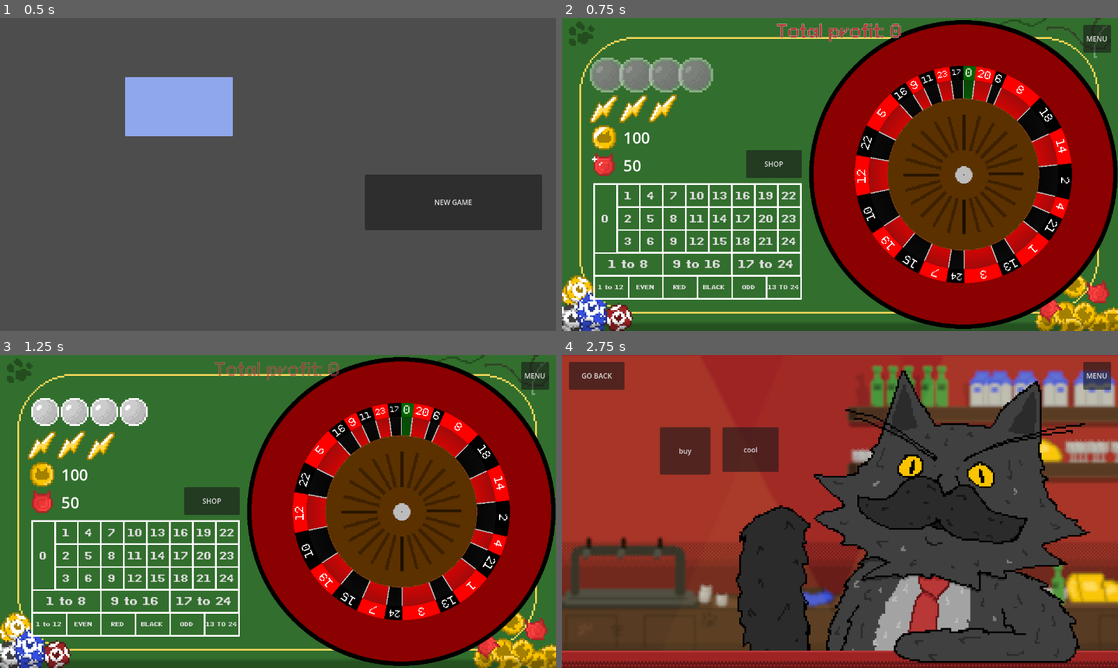
Above: before the commit, frames 1-4 (two rows, left to right).
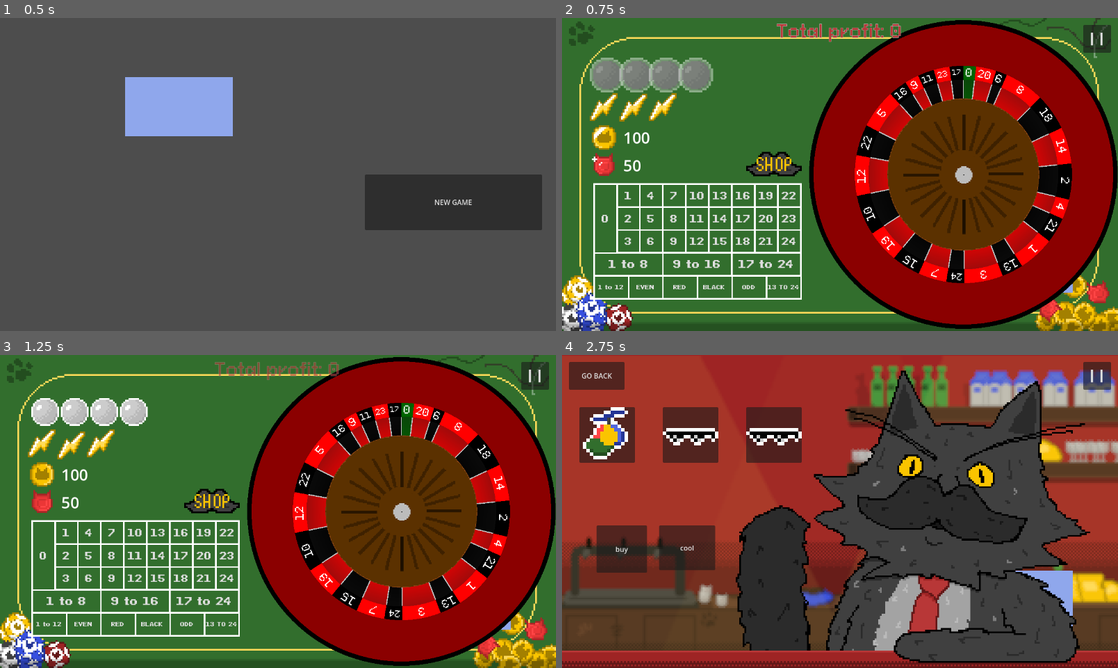
Above: after the commit, the same moments.

Repository: DuneRanger/Very-Serious-GameJam-2026
Game: Godot game, scene res://scenes/main.tscn
The game is run twice, just before and just after one commit, with the same random seed, the same clock (stepped at 60 frames per second) and the same inputs. Sound files missing from this copy of the repository are replaced by a short silence.
Inputs (mouse positions are in pixels of both pictures, inside the frame that each line leads up to):
- Up to frame 1 (0.5 s): no input
- Up to frame 2 (0.75 s): click "NEW GAME" at 0.5 s
- Up to frame 3 (1.25 s): no input
- Up to frame 4 (2.75 s): click "0" at 1.25 s; click (773, 502) at 2 s

Frame 1 is identical in both runs. In frame 2, 1.4% of the frame differs, in the area x 5-98%, y 4-88%; in frame 3, 1.4%; in frame 4, 8.6%, in the area x 3-98%, y 4-87%.

Commit message:
Started work on the shop and the item system

Diff:
--- a/scenes/game/game_manager/game_manager.gd
+++ b/scenes/game/game_manager/game_manager.gd
@@ -8,11 +8,14 @@
 var spins_left: int
 var boost_count: int
 var boosts_left: int
+var current_showed_scene : GameEnums.switching_scenes
 var game_state : GameEnums.game_states
 var bets : Dictionary
 var caughtCells : Array[RouletteCell]
 
 var caughtBalls : int
+
+var mr_cat_swag : bool
 
 var single_bet_coeff : float = 24.0
 var half_bet_coeff : float = 2.0
@@ -30,6 +33,8 @@
 signal signal_modify_rubys (amount : int)
 signal signal_state_change (amount : int)
 signal signal_send_error_message(message : String)
+
+signal signal_buy_item (id : int)
 
 const base_cell_weight : float = 1.0
 
--- a/scenes/game/game_scene/game_scene.gd
+++ b/scenes/game/game_scene/game_scene.gd
@@ -11,6 +11,7 @@
 	GameManagerGlobal.modify_rubys(50)
 	GameManagerGlobal.modify_boost_count(3)
 	GameManagerGlobal.modify_spin_count(4)
+	GameManagerGlobal.mr_cat_swag = false
 	#GameManagerGlobal.modify_boost_left(3)
 	GameManagerGlobal.modify_game_state(GameEnums.game_states.BET_PHASE)
 
--- a/scenes/game/game_scene/game_scene.tscn
+++ b/scenes/game/game_scene/game_scene.tscn
@@ -19,8 +19,6 @@
 
 [node name="game_scene" type="Node2D" unique_id=1710828263]
 script = ExtResource("1_ljoy4")
-
-[node name="Camera2D" type="Camera2D" parent="." unique_id=650751615]
 
 [node name="Table" type="Node" parent="." unique_id=178289830]
 
@@ -122,3 +120,5 @@
 layer = 200
 
 [node name="Test2" type="Node" parent="." unique_id=1816338907]
+
+[node name="Camera2D" type="Camera2D" parent="." unique_id=427457406]
--- a/scenes/game/game_scene/hud/boost_symbol_container.gd
+++ b/scenes/game/game_scene/hud/boost_symbol_container.gd
@@ -39,6 +39,7 @@
 		var new_boost_symbol = boost_symbol_scene.instantiate()
 		add_child(new_boost_symbol)
 		boost_symbols.push_back(new_boost_symbol)
-		new_boost_symbol.boost_idle_anim()
+		if GameManagerGlobal.current_showed_scene == GameEnums.switching_scenes.GAME_SCENE:
+			new_boost_symbol.boost_idle_anim()
 
-	GameManagerGlobal.modify_boost_left(GameManagerGlobal.boost_count)
+	#GameManagerGlobal.modify_boost_left(GameManagerGlobal.boost_count)
--- a/scenes/game/game_scene/hud/game_scene_hud.tscn
+++ b/scenes/game/game_scene/hud/game_scene_hud.tscn
@@ -6,8 +6,20 @@
 [ext_resource type="Script" uid="uid://yvvimemjf8nl" path="res://scenes/game/game_scene/hud/boost_symbol_container.gd" id="5_0qbnv"]
 [ext_resource type="PackedScene" uid="uid://djtfrov4iqbnm" path="res://scenes/game/UI_elements/animated_sprites/ruby_animated_sprite.tscn" id="5_3l4lp"]
 [ext_resource type="Script" uid="uid://co80ugwq1sply" path="res://scenes/game/game_scene/hud/spin_symbol_container.gd" id="6_3l4lp"]
+[ext_resource type="Texture2D" uid="uid://8mirpd64vb34" path="res://assets/textures/UI/ShopButton1.png" id="7_f4el6"]
 [ext_resource type="Script" uid="uid://dotgt4vplgp3m" path="res://scenes/game/game_scene/hud/shop_button.gd" id="7_sbgnr"]
 [ext_resource type="PackedScene" uid="uid://5vg4c83ob4lc" path="res://scenes/game/ui_elements/menu_button.tscn" id="8_hwqol"]
+[ext_resource type="Texture2D" uid="uid://cspmm8d23xl02" path="res://assets/textures/UI/ShopButtonClick.png" id="8_la7ma"]
+[ext_resource type="Texture2D" uid="uid://d3wtdve7esxcb" path="res://assets/textures/UI/ShopButtonHover.png" id="9_vy1w6"]
+
+[sub_resource type="StyleBoxTexture" id="StyleBoxTexture_4sguu"]
+texture = ExtResource("7_f4el6")
+
+[sub_resource type="StyleBoxTexture" id="StyleBoxTexture_c6has"]
+texture = ExtResource("8_la7ma")
+
+[sub_resource type="StyleBoxTexture" id="StyleBoxTexture_ag5u3"]
+texture = ExtResource("9_vy1w6")
 
 [node name="HUD" type="CanvasLayer" unique_id=1970834067]
 
@@ -48,7 +60,9 @@
 offset_top = 304.0
 offset_right = 552.0
 offset_bottom = 368.0
-text = "SHOP"
+theme_override_styles/normal = SubResource("StyleBoxTexture_4sguu")
+theme_override_styles/pressed = SubResource("StyleBoxTexture_c6has")
+theme_override_styles/hover = SubResource("StyleBoxTexture_ag5u3")
 script = ExtResource("7_sbgnr")
 
 [node name="MenuButton" parent="." unique_id=1837179404 instance=ExtResource("8_hwqol")]
--- /dev/null
+++ b/scenes/game/main_menu_scene/main_menu.gd
@@ -0,0 +1,4 @@
+extends Node2D
+
+func _on_new_game_button_button_down() -> void:
+	GameManagerGlobal.signal_switch_scene.emit(GameEnums.switching_scenes.GAME_SCENE)
--- /dev/null
+++ b/scenes/game/main_menu_scene/main_menu.tscn
@@ -0,0 +1,22 @@
+[gd_scene format=3 uid="uid://0ut17jx42hnf"]
+
+[ext_resource type="Script" uid="uid://b7pbjamyge6wo" path="res://scenes/game/main_menu_scene/main_menu.gd" id="1_p3a2k"]
+
+[node name="MainMenu" type="Node2D" unique_id=1434438599]
+script = ExtResource("1_p3a2k")
+
+[node name="NewGameButton" type="Button" parent="." unique_id=589256499]
+offset_left = 840.0
+offset_top = 360.0
+offset_right = 1248.0
+offset_bottom = 488.0
+text = "NEW GAME"
+
+[node name="EpicRect" type="ColorRect" parent="." unique_id=1565200869]
+offset_left = 288.0
+offset_top = 136.0
+offset_right = 536.0
+offset_bottom = 272.0
+color = Color(0.56025434, 0.65292406, 0.9261292, 1)
+
+[connection signal="button_down" from="NewGameButton" to="." method="_on_new_game_button_button_down"]
--- /dev/null
+++ b/scenes/game/shop_scene/items/propeller_hat.gd
@@ -0,0 +1,26 @@
+extends ShopItem
+
+class_name propeller_hat
+
+var cost : int = 3
+var image_path : String = "res://assets/textures/items/item_propeller hat.png"
+var name : String = "Propeller Hat"
+var description : String = "Propells you :D"
+
+func get_cost() -> int:
+	return cost
+
+func get_image_path() -> String:
+	return image_path
+
+func _init() -> void:
+	return
+
+func get_name() -> String:
+	return name
+
+func get_description() -> String:
+	return description
+
+func apply_effect() -> void:
+	GameManagerGlobal.modify_boost_count(GameManagerGlobal.boost_count + 1)
--- /dev/null
+++ b/scenes/game/shop_scene/items/sunglasses.gd
@@ -0,0 +1,26 @@
+extends ShopItem
+
+class_name sunglasses
+
+var cost : int = 1
+var image_path : String = "res://assets/textures/items/item_sunglasses.png"
+var name : String = "Sunglasses"
+var description : String = "+1 swag"
+
+func get_cost() -> int:
+	return cost
+
+func get_image_path() -> String:
+	return image_path
+
+func _init() -> void:
+	return
+
+func get_name() -> String:
+	return name
+
+func get_description() -> String:
+	return description
+
+func apply_effect() -> void:
+	GameManagerGlobal.mr_cat_swag = true
--- a/scenes/game/shop_scene/mr_cat/mr_cat.tscn
+++ b/scenes/game/shop_scene/mr_cat/mr_cat.tscn
@@ -156,18 +156,18 @@
 wait_time = 1.5
 
 [node name="TestButton2" type="Button" parent="." unique_id=600080867]
-offset_left = -326.0
-offset_top = -194.0
-offset_right = -197.0
-offset_bottom = -91.0
+offset_left = -472.0
+offset_top = 32.0
+offset_right = -343.0
+offset_bottom = 135.0
 text = "cool"
 metadata/_edit_use_anchors_ = true
 
 [node name="TestButton" type="Button" parent="." unique_id=2035756023]
-offset_left = -470.0
-offset_top = -194.0
-offset_right = -354.0
-offset_bottom = -85.0
+offset_left = -616.0
+offset_top = 32.0
+offset_right = -500.0
+offset_bottom = 141.0
 text = "buy"
 metadata/_edit_use_anchors_ = true
 
--- a/scenes/game/shop_scene/mr_cat/mr_cat_animation_manager.gd
+++ b/scenes/game/shop_scene/mr_cat/mr_cat_animation_manager.gd
@@ -4,14 +4,12 @@
 
 @onready var timer: Timer = $Timer
 
-var has_sunglasses = false
-
 func _ready() -> void:
 	play_default_anim()
 
 # This animation should play when Mr. Cat is idle
 func play_default_anim():
-	if not has_sunglasses:
+	if not GameManagerGlobal.mr_cat_swag:
 		mr_cat_sprite.play("default")
 	mr_cat_tail_sprite.play("default")
 
@@ -21,7 +19,7 @@
 #then he will revert to the default state
 func play_money_anim():
 	timer.start()
-	if not has_sunglasses:
+	if not GameManagerGlobal.mr_cat_swag:
 		mr_cat_sprite.play("money")
 
 	mr_cat_tail_sprite.play("money")
@@ -31,7 +29,7 @@
 	play_default_anim()
 
 func play_sunglasses_anim():
-	has_sunglasses = true
+	GameManagerGlobal.mr_cat_swag = true
 	mr_cat_sprite.play("sunglasses")
 
 
--- /dev/null
+++ b/scenes/game/shop_scene/offered_item.gd
@@ -0,0 +1,17 @@
+extends Control
+
+class_name offered_item
+
+var shop_id
+
+func set_icon(new_image_path : String) -> void:
+	print("Loading image on path: ", new_image_path)
+	var new_image = load(new_image_path)
+	print("Some bullshit: ", new_image)
+	$Image.texture = new_image
+
+func set_id(new_id : int):
+	shop_id = new_id
+
+func _on_button_button_down() -> void:
+	GameManagerGlobal.signal_buy_item.emit(shop_id)
--- /dev/null
+++ b/scenes/game/shop_scene/offered_item.tscn
@@ -0,0 +1,29 @@
+[gd_scene format=3 uid="uid://c1fkvqvg8nvi6"]
+
+[ext_resource type="Script" uid="uid://dqgvr8xpyuvtp" path="res://scenes/game/shop_scene/offered_item.gd" id="1_io0jj"]
+
+[sub_resource type="ImageTexture" id="ImageTexture_qu3jn"]
+
+[node name="OfferedItem" type="Control" unique_id=598431285]
+custom_minimum_size = Vector2(128, 128)
+layout_mode = 3
+anchors_preset = 15
+anchor_right = 1.0
+anchor_bottom = 1.0
+offset_right = -1152.0
+offset_bottom = -592.0
+grow_horizontal = 2
+grow_vertical = 2
+script = ExtResource("1_io0jj")
+
+[node name="Button" type="Button" parent="." unique_id=1031244418]
+layout_mode = 0
+offset_right = 128.0
+offset_bottom = 128.0
+
+[node name="Image" type="Sprite2D" parent="." unique_id=2141672804]
+position = Vector2(64, 64)
+scale = Vector2(8, 8)
+texture = SubResource("ImageTexture_qu3jn")
+
+[connection signal="button_down" from="Button" to="." method="_on_button_button_down"]
--- /dev/null
+++ b/scenes/game/shop_scene/shop_item.gd
@@ -0,0 +1,13 @@
+@abstract class_name ShopItem extends Object
+
+@abstract func _init() -> void
+
+@abstract func get_cost() -> int
+
+@abstract func get_image_path() -> String
+
+@abstract func get_name() -> String
+
+@abstract func get_description() -> String
+
+@abstract func apply_effect() -> void
--- /dev/null
+++ b/scenes/game/shop_scene/shop_scene.gd
@@ -0,0 +1,51 @@
+extends Node2D
+
+const offered_items_count : int = 3
+var offered_items : Array
+var offered_items_scene_instances : Array
+
+@export var offered_item_scene : PackedScene
+
+var all_offered_items : Array[String] = [
+	"res://scenes/game/shop_scene/items/propeller_hat.gd",
+	"res://scenes/game/shop_scene/items/sunglasses.gd"
+]
+
+func _ready() -> void:
+	generate_items()
+	offer_items()
+	GameManagerGlobal.signal_buy_item.connect(_on_buy_item)
+
+func generate_items() -> void:
+	print("Generating")
+	for old_item in offered_items_scene_instances:
+		print("Removing")
+		$OfferedItemsHBox.remove_child(old_item)
+
+	offered_items_scene_instances.clear()
+	offered_items.clear()
+	for i in range(offered_items_count):
+		print("Making new items!")
+		var new_item_class_path = all_offered_items.pick_random()
+		var new_item_class = load(new_item_class_path)
+		var new_item = new_item_class.new()
+		print(new_item.get_name())
+		offered_items.push_back(new_item)
+
+func offer_items() -> void:
+	for i in offered_items_count:
+		var item = offered_items[i]
+		print("Making visual on item: ", item.get_name())
+		var new_offered_item = offered_item_scene.instantiate()
+		new_offered_item.set_id(i)
+		print("Visual: ", new_offered_item)
+		new_offered_item.set_icon(item.get_image_path())
+		print("After icon: ", new_offered_item)
+		$OfferedItemsHBox.add_child(new_offered_item)
+	pass
+
+func _on_buy_item(item_id : int):
+	print("Bought item: ", item_id)
+	var item = offered_items[item_id]
+	print("Item: ", item)
+	item.apply_effect()
--- a/scenes/game/shop_scene/shop_scene.tscn
+++ b/scenes/game/shop_scene/shop_scene.tscn
@@ -1,11 +1,15 @@
 [gd_scene format=3 uid="uid://b021fsge1vw58"]
 
+[ext_resource type="Script" uid="uid://c0r7v1f30326o" path="res://scenes/game/shop_scene/shop_scene.gd" id="1_a0s6a"]
 [ext_resource type="PackedScene" uid="uid://sewpvrb7xfdc" path="res://scenes/game/shop_scene/mr_cat/mr_cat.tscn" id="1_nw121"]
+[ext_resource type="PackedScene" uid="uid://c1fkvqvg8nvi6" path="res://scenes/game/shop_scene/offered_item.tscn" id="2_dh51g"]
 [ext_resource type="Texture2D" uid="uid://bcsc264rw85de" path="res://assets/textures/ShopBackgroundBlurred.png" id="2_i1bid"]
 [ext_resource type="Script" uid="uid://b0m5epq34gfw5" path="res://scenes/game/shop_scene/game_button.gd" id="3_8ksok"]
 [ext_resource type="PackedScene" uid="uid://5vg4c83ob4lc" path="res://scenes/game/ui_elements/menu_button.tscn" id="4_o1uo5"]
 
 [node name="ShopScene" type="Node2D" unique_id=935466290]
+script = ExtResource("1_a0s6a")
+offered_item_scene = ExtResource("2_dh51g")
 
 [node name="VisualsTest" type="Node" parent="." unique_id=412741530]
 
@@ -42,4 +46,12 @@
 offset_right = 624.0
 offset_bottom = -280.0
 
+[node name="OfferedItemsHBox" type="HBoxContainer" parent="." unique_id=272803681]
+custom_minimum_size = Vector2(128, 128)
+offset_left = -600.0
+offset_top = -240.0
+offset_right = -88.0
+offset_bottom = -104.0
+theme_override_constants/separation = 64
+
 [connection signal="button_down" from="GameButton" to="MrCat" method="_on_game_button_button_down"]
--- a/scenes/game/ui_elements/menu_button.tscn
+++ b/scenes/game/ui_elements/menu_button.tscn
@@ -7,7 +7,8 @@
 offset_top = 16.0
 offset_right = 1264.0
 offset_bottom = 80.0
-text = "MENU"
+theme_override_font_sizes/font_size = 40
+text = "I I"
 script = ExtResource("1_4nbr4")
 
 [connection signal="button_down" from="." to="." method="_on_button_down"]
--- a/scenes/main.gd
+++ b/scenes/main.gd
@@ -1,27 +1,35 @@
 extends Node2D
 
+@export var main_menu_scene_preloaded : PackedScene
 @export var game_scene_preloaded : PackedScene
 @export var shop_scene_preloaded : PackedScene
 
 var scenes = {}
-var current_showed_scene : GameEnums.switching_scenes
 
 var current_scene
 
 var saved_game
 
+var main_menu_scene
 var game_scene
 var shop_scene
 
 func _ready() -> void:
-	current_showed_scene = GameEnums.switching_scenes.MAIN_MENU_SCENE
 
-	current_scene = null
 	saved_game = null
 
+	main_menu_scene = main_menu_scene_preloaded.instantiate()
 	game_scene = null
 	shop_scene = null
+
+	GameManagerGlobal.current_showed_scene = GameEnums.switching_scenes.MAIN_MENU_SCENE
+	current_scene = main_menu_scene
 	GameManagerGlobal.signal_switch_scene.connect(scene_switch)
+
+func get_main_menu_scene():
+	if main_menu_scene == null:
+		main_menu_scene = main_menu_scene_preloaded.instantiate()
+		saved_game = main_menu_scene
 
 func get_game_scene():
 	if game_scene == null:
@@ -42,24 +50,16 @@
 	current_scene = new_scene
 	add_child(new_scene)
 
-func _on_new_game_button_button_down() -> void:
-	$MainMenu.visible = false
-	scene_switch(GameEnums.switching_scenes.GAME_SCENE)
-
 func scene_switch(new_scene : GameEnums.switching_scenes):
+	GameManagerGlobal.current_showed_scene = new_scene
 	match new_scene:
 		GameEnums.switching_scenes.GAME_SCENE:
 			get_game_scene()
 			reparent_scenes(game_scene)
-			current_showed_scene = GameEnums.switching_scenes.GAME_SCENE
 		GameEnums.switching_scenes.SHOP_SCENE:
 			get_shop_scene()
 			reparent_scenes(shop_scene)
-			current_showed_scene = GameEnums.switching_scenes.SHOP_SCENE
 		GameEnums.switching_scenes.MAIN_MENU_SCENE:
-			unparent_current_scene()
-			$MainMenu.visible = true
-			current_showed_scene = GameEnums.switching_scenes.MAIN_MENU_SCENE
-			current_scene = null
+			reparent_scenes(main_menu_scene)
 		_:
 			pass
--- a/scenes/main.tscn
+++ b/scenes/main.tscn
@@ -3,26 +3,12 @@
 [ext_resource type="Script" uid="uid://42yfbm7bfl5x" path="res://scenes/main.gd" id="1_o5qli"]
 [ext_resource type="PackedScene" uid="uid://03e3sabpwkkf" path="res://scenes/game/game_scene/game_scene.tscn" id="2_sugp2"]
 [ext_resource type="PackedScene" uid="uid://b021fsge1vw58" path="res://scenes/game/shop_scene/shop_scene.tscn" id="3_jyhfs"]
+[ext_resource type="PackedScene" uid="uid://0ut17jx42hnf" path="res://scenes/game/main_menu_scene/main_menu.tscn" id="4_jyhfs"]
 
 [node name="Main" type="Node2D" unique_id=985545494]
 script = ExtResource("1_o5qli")
+main_menu_scene_preloaded = ExtResource("4_jyhfs")
 game_scene_preloaded = ExtResource("2_sugp2")
 shop_scene_preloaded = ExtResource("3_jyhfs")
 
-[node name="MainMenu" type="Node2D" parent="." unique_id=171936093]
-
-[node name="NewGameButton" type="Button" parent="MainMenu" unique_id=166275176]
-offset_left = 840.0
-offset_top = 360.0
-offset_right = 1248.0
-offset_bottom = 488.0
-text = "NEW GAME"
-
-[node name="EpicRect" type="ColorRect" parent="MainMenu" unique_id=2083236816]
-offset_left = 288.0
-offset_top = 136.0
-offset_right = 536.0
-offset_bottom = 272.0
-color = Color(0.56025434, 0.65292406, 0.9261292, 1)
-
-[connection signal="button_down" from="MainMenu/NewGameButton" to="." method="_on_new_game_button_button_down"]
+[node name="MainMenu" parent="." unique_id=1434438599 instance=ExtResource("4_jyhfs")]
Not shown, added: scenes/game/main_menu_scene/main_menu.gd.uid
Not shown, added: scenes/game/shop_scene/items/propeller_hat.gd.uid
Not shown, added: scenes/game/shop_scene/items/sunglasses.gd.uid
Not shown, added: scenes/game/shop_scene/offered_item.gd.uid
Not shown, added: scenes/game/shop_scene/shop_item.gd.uid
Not shown, added: scenes/game/shop_scene/shop_scene.gd.uid
